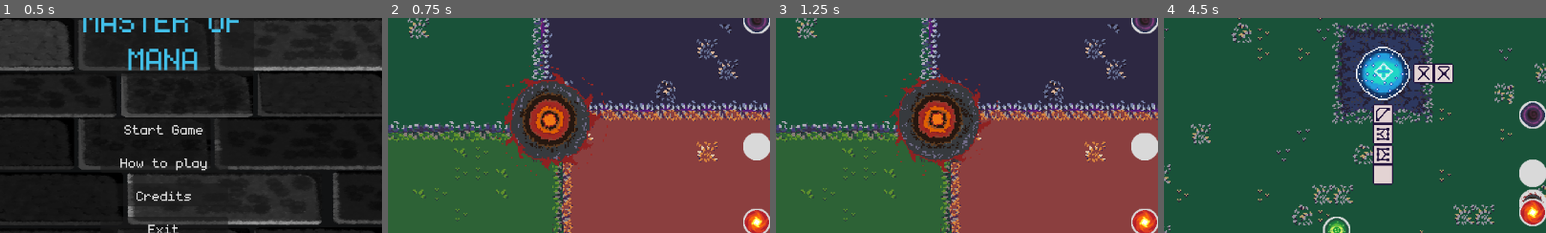
Above: before the commit, frames 1-4 (left to right).
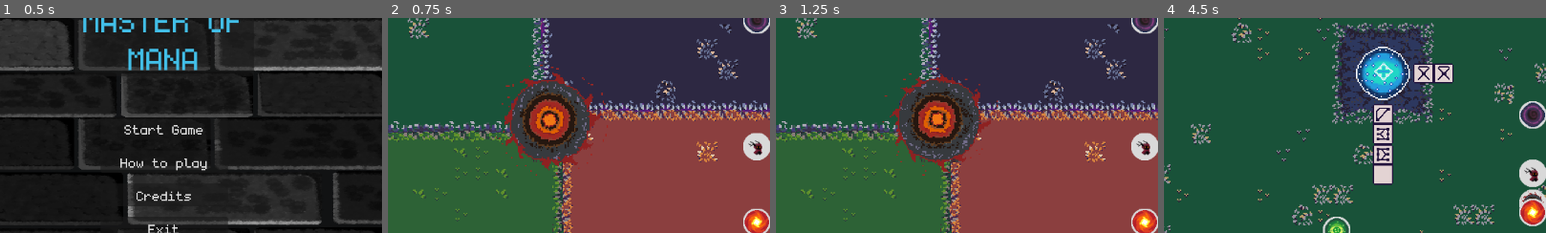
Above: after the commit, the same moments.

Repository: Juanxpeke/GD-BR2024
Game: Godot game, scene res://Core/GUI/MainMenu/main_menu.tscn
Same seed, same stepped clock (60 frames per second), same inputs: the game is played once before the commit and once after it. The engine's default icon, where the game draws it, is replaced by a stand-in: a white triangle on a blue panel in a dark square. Sound files missing from this copy of the repository are replaced by a short silence.
Inputs (mouse positions are % of the whole screen's width and height, from its top left):
- Up to frame 1 (0.5 s): no input
- Up to frame 2 (0.75 s): click "Start Game" at 0.5 s
- Up to frame 3 (1.25 s): no input
- Up to frame 4 (4.5 s): drag from (50, 50) to (77, 56) at 1.27 s; drag from (77, 64) to (5, 2) at 2.02 s; move the mouse to (77, 61) at 2.77 s; hold Mouse wheel down (wheel_down) 2.78-3.5 s; click (77, 61) at 3.05 s; tap Enter at 3.5 s; drag from (50, 75) to (77, 61) at 3.52 s; drag from (53, 25) to (51, 75) at 4.27 s
The pictures show only the part of the screen within x 28-78%, y 26-76%; the shares and areas given below are measured in that part.

Frame 1 is identical in both runs. In frame 2, 0.1% of the frame differs, in the area x 94-98%, y 56-64%; in frame 3, 0.1%; in frame 4, 0.1%, in the area x 94-98%, y 69-77%.

Commit message:
Implemented pass guy

Diff:
--- a/Core/World/BackgroundBoard/background_board.gd
+++ b/Core/World/BackgroundBoard/background_board.gd
@@ -119,7 +119,9 @@
 			break
 
 		assert(i < free_cells.size() - 1, 'Not found free region of %d x %d in background board' % [N, M])
-
+	print(region.origin)
+	print(region.N)
+	print(region.M)
 	return region.get_center_position()
 
 # Returns true if the given region is free in the world
@@ -181,7 +183,9 @@
 
 	# Gets the region center position
 	func get_center_position() -> Vector2:
-		var origin_top_left = GameManager.current_background_board.get_cell_top_leftp(origin)
+		var origin_top_left = GameManager.current_background_board.get_cell_top_left(origin)
 		var center_x = origin_top_left.x + M * Domino.SPRITE_WIDTH * 0.5
 		var center_y = origin_top_left.y + N * Domino.SPRITE_WIDTH * 0.5
+		print(origin_top_left)
+		print(origin)
 		return Vector2(center_x, center_y)
--- a/Core/World/PassGuy/pass_guy.gd
+++ b/Core/World/PassGuy/pass_guy.gd
@@ -5,6 +5,7 @@
 var accumulated_passes : Dictionary = {}
 
 @onready var area := %Area
+@onready var sprite:= %Sprite
 
 # Private
 
@@ -59,7 +60,9 @@
 func pass_turn() -> void:
 	accumulated_passes[GameManager.current_match.get_turn_owner().name] += 1
 	previous_turn_passed[GameManager.current_match.get_turn_owner().name] = true
-
+	sprite.play("clicked")
+	await sprite.animation_finished
+	sprite.play("idle")
 	_reward_pass()
-
+	self.global_position = GameManager.current_background_board.get_free_region_center(2,2)
 	GameManager.current_match.end_turn()
--- a/Core/World/PassGuy/pass_guy.tscn
+++ b/Core/World/PassGuy/pass_guy.tscn
@@ -1,33 +1,155 @@
-[gd_scene load_steps=6 format=3 uid="uid://dofg2y01ecigr"]
+[gd_scene load_steps=24 format=3 uid="uid://dofg2y01ecigr"]
 
 [ext_resource type="Script" path="res://Core/World/PassGuy/pass_guy.gd" id="1_w3y4l"]
 [ext_resource type="PackedScene" uid="uid://dp2sbtwygdtt4" path="res://Core/World/Indicators/ooc_indicator_component.tscn" id="2_u4osy"]
-[ext_resource type="Texture2D" uid="uid://jlryjbt7mgau" path="res://icon.svg" id="3_7vcji"]
+[ext_resource type="Texture2D" uid="uid://cgsdklon2hhym" path="res://Core/World/PassGuy/pass_guy.png" id="3_vrpml"]
+[ext_resource type="Texture2D" uid="uid://kerp531v51yb" path="res://Core/World/PassGuy/satyr-Sheet.png" id="3_x3tn7"]
+[ext_resource type="PackedScene" uid="uid://5svqcy4l02ge" path="res://Core/World/BackgroundBoard/blocked_area_component.tscn" id="4_s4lws"]
 
-[sub_resource type="SpriteFrames" id="SpriteFrames_rtsqs"]
+[sub_resource type="AtlasTexture" id="AtlasTexture_xhn53"]
+atlas = ExtResource("3_x3tn7")
+region = Rect2(0, 96, 32, 32)
+
+[sub_resource type="AtlasTexture" id="AtlasTexture_5uqap"]
+atlas = ExtResource("3_x3tn7")
+region = Rect2(32, 96, 32, 32)
+
+[sub_resource type="AtlasTexture" id="AtlasTexture_f0rue"]
+atlas = ExtResource("3_x3tn7")
+region = Rect2(64, 96, 32, 32)
+
+[sub_resource type="AtlasTexture" id="AtlasTexture_s3mgo"]
+atlas = ExtResource("3_x3tn7")
+region = Rect2(96, 96, 32, 32)
+
+[sub_resource type="AtlasTexture" id="AtlasTexture_h7l5l"]
+atlas = ExtResource("3_x3tn7")
+region = Rect2(128, 96, 32, 32)
+
+[sub_resource type="AtlasTexture" id="AtlasTexture_d8n2c"]
+atlas = ExtResource("3_x3tn7")
+region = Rect2(160, 96, 32, 32)
+
+[sub_resource type="AtlasTexture" id="AtlasTexture_pcx32"]
+atlas = ExtResource("3_x3tn7")
+region = Rect2(192, 96, 32, 32)
+
+[sub_resource type="AtlasTexture" id="AtlasTexture_4hchd"]
+atlas = ExtResource("3_x3tn7")
+region = Rect2(224, 96, 32, 32)
+
+[sub_resource type="AtlasTexture" id="AtlasTexture_ahfnn"]
+atlas = ExtResource("3_x3tn7")
+region = Rect2(256, 96, 32, 32)
+
+[sub_resource type="AtlasTexture" id="AtlasTexture_gsj8s"]
+atlas = ExtResource("3_x3tn7")
+region = Rect2(0, 0, 32, 32)
+
+[sub_resource type="AtlasTexture" id="AtlasTexture_hg2s7"]
+atlas = ExtResource("3_x3tn7")
+region = Rect2(32, 0, 32, 32)
+
+[sub_resource type="AtlasTexture" id="AtlasTexture_803kx"]
+atlas = ExtResource("3_x3tn7")
+region = Rect2(64, 0, 32, 32)
+
+[sub_resource type="AtlasTexture" id="AtlasTexture_ve5f6"]
+atlas = ExtResource("3_x3tn7")
+region = Rect2(96, 0, 32, 32)
+
+[sub_resource type="AtlasTexture" id="AtlasTexture_g6kdi"]
+atlas = ExtResource("3_x3tn7")
+region = Rect2(128, 0, 32, 32)
+
+[sub_resource type="AtlasTexture" id="AtlasTexture_smkdn"]
+atlas = ExtResource("3_x3tn7")
+region = Rect2(160, 0, 32, 32)
+
+[sub_resource type="SpriteFrames" id="SpriteFrames_t5pf1"]
 animations = [{
 "frames": [{
 "duration": 1.0,
-"texture": ExtResource("3_7vcji")
+"texture": SubResource("AtlasTexture_xhn53")
+}, {
+"duration": 1.0,
+"texture": SubResource("AtlasTexture_5uqap")
+}, {
+"duration": 1.0,
+"texture": SubResource("AtlasTexture_f0rue")
+}, {
+"duration": 1.0,
+"texture": SubResource("AtlasTexture_s3mgo")
+}, {
+"duration": 1.0,
+"texture": SubResource("AtlasTexture_h7l5l")
+}, {
+"duration": 1.0,
+"texture": SubResource("AtlasTexture_d8n2c")
+}, {
+"duration": 1.0,
+"texture": SubResource("AtlasTexture_pcx32")
+}, {
+"duration": 1.0,
+"texture": SubResource("AtlasTexture_4hchd")
+}, {
+"duration": 1.0,
+"texture": SubResource("AtlasTexture_ahfnn")
+}],
+"loop": false,
+"name": &"clicked",
+"speed": 15.0
+}, {
+"frames": [{
+"duration": 1.0,
+"texture": SubResource("AtlasTexture_gsj8s")
+}, {
+"duration": 1.0,
+"texture": SubResource("AtlasTexture_hg2s7")
+}, {
+"duration": 1.0,
+"texture": SubResource("AtlasTexture_803kx")
+}, {
+"duration": 1.0,
+"texture": SubResource("AtlasTexture_ve5f6")
+}, {
+"duration": 1.0,
+"texture": SubResource("AtlasTexture_g6kdi")
+}, {
+"duration": 1.0,
+"texture": SubResource("AtlasTexture_smkdn")
 }],
 "loop": true,
-"name": &"default",
+"name": &"idle",
 "speed": 5.0
 }]
 
 [sub_resource type="CircleShape2D" id="CircleShape2D_37v78"]
 radius = 120.0
 
+[sub_resource type="RectangleShape2D" id="RectangleShape2D_l4a10"]
+size = Vector2(64, 64)
+
 [node name="PassGuy" type="Node2D"]
 script = ExtResource("1_w3y4l")
 
 [node name="OOCIndicatorComponent" parent="." instance=ExtResource("2_u4osy")]
+indicator_texture = ExtResource("3_vrpml")
 
 [node name="Sprite" type="AnimatedSprite2D" parent="."]
-sprite_frames = SubResource("SpriteFrames_rtsqs")
+unique_name_in_owner = true
+scale = Vector2(3, 3)
+sprite_frames = SubResource("SpriteFrames_t5pf1")
+animation = &"clicked"
+autoplay = "idle"
 
 [node name="Area" type="Area2D" parent="."]
 unique_name_in_owner = true
 
 [node name="CollisionShape" type="CollisionShape2D" parent="Area"]
 shape = SubResource("CircleShape2D_37v78")
+
+[node name="BlockedAreaComponent" parent="." instance=ExtResource("4_s4lws")]
+
+[node name="CollisionShape2D" type="CollisionShape2D" parent="BlockedAreaComponent"]
+shape = SubResource("RectangleShape2D_l4a10")
Binary file added: Core/World/PassGuy/pass_guy.png
Binary file added: Core/World/PassGuy/satyr-Sheet.png
